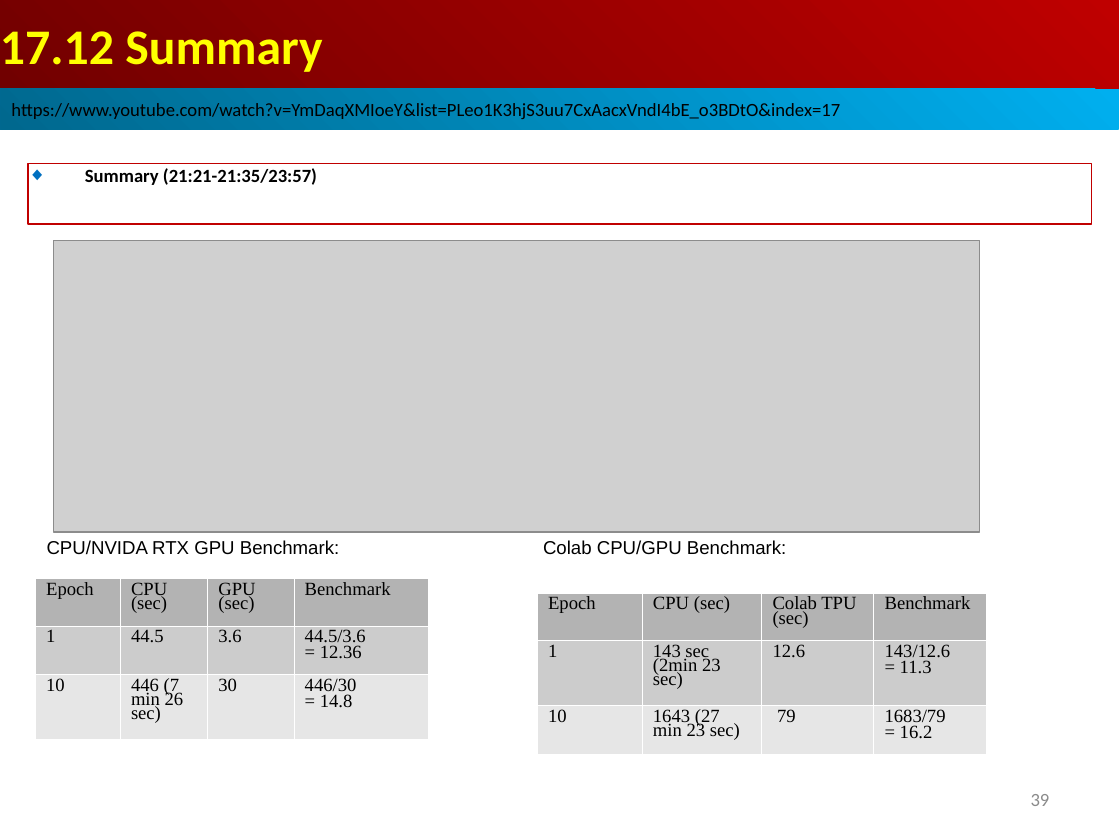
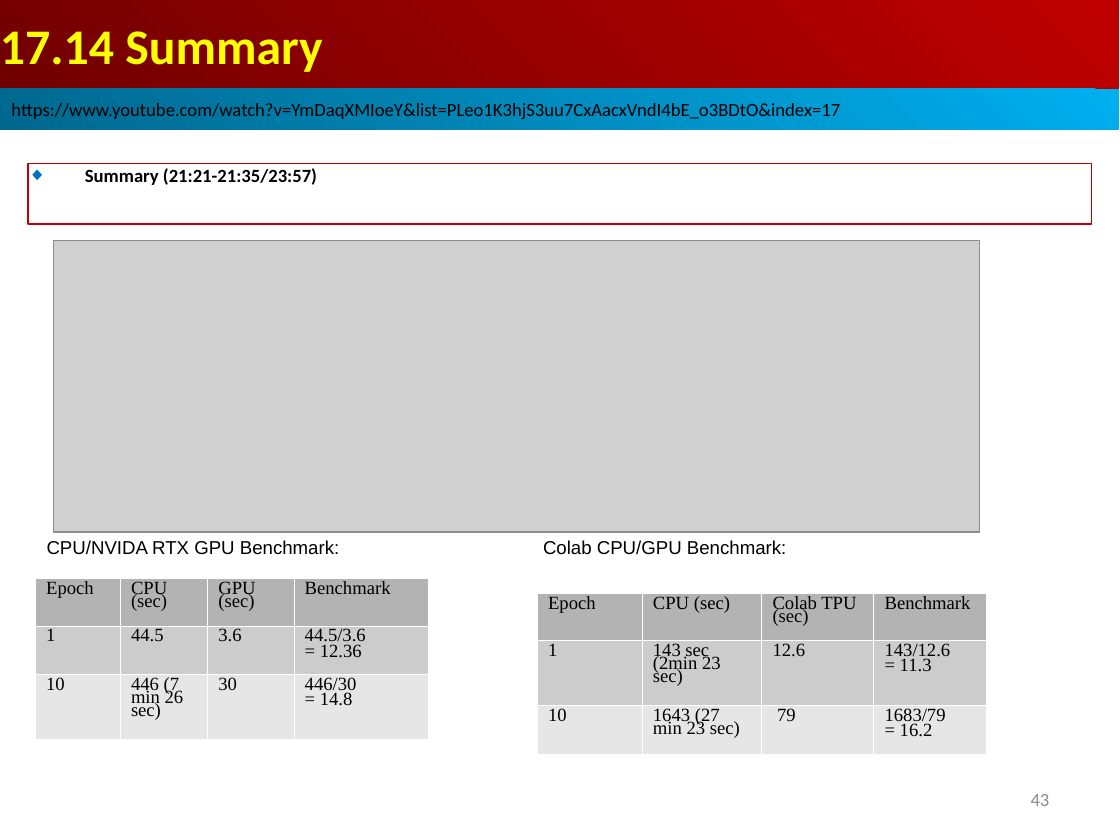
Before and after one commit to peterhchen/AIU_CS512_DL, a slide deck: slide 43 of 000_Lecture_Project/week07/01_Lecture/17_BM.ppt (slide 39 before the commit). Drawn at 1120x840 pixels with LibreOffice and Linux fonts; fonts in the diff are those of the drawing; grey boxes stand for pictures. Boxes give left, top, right and bottom in pixels: in the first picture for what was removed or moved away, otherwise in the second. Text is boxed around its words. In the diff, an @@ line names an element or a change of style, - is before the commit and + after.

```diff
--- a/000_Lecture_Project/week07/01_Lecture/17_BM.ppt
+++ b/000_Lecture_Project/week07/01_Lecture/17_BM.ppt
@@ text in rectangle at (0,31,322,72): text changed @@
-17.12 Summary
+17.14 Summary
@@ table at (35,578,428,739) @@
@@ line spacing 0.68 to 0.63 @@
@@ table at (538,594,987,755) @@
@@ line spacing 0.68 to 0.63 @@
@@ page number at (1031,794,1050,806): text changed @@
-39
+43
```
Also in this commit, not shown: 31 other slides changed, 4 slides added.
